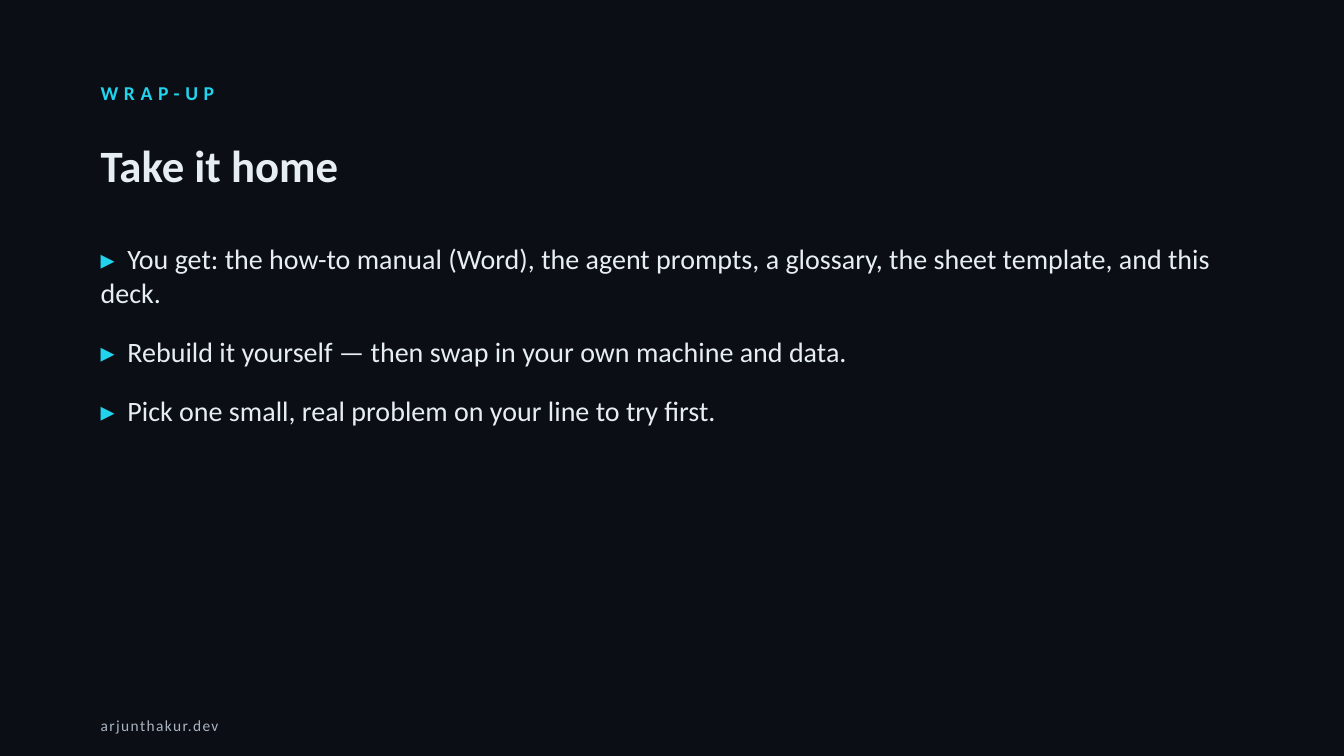
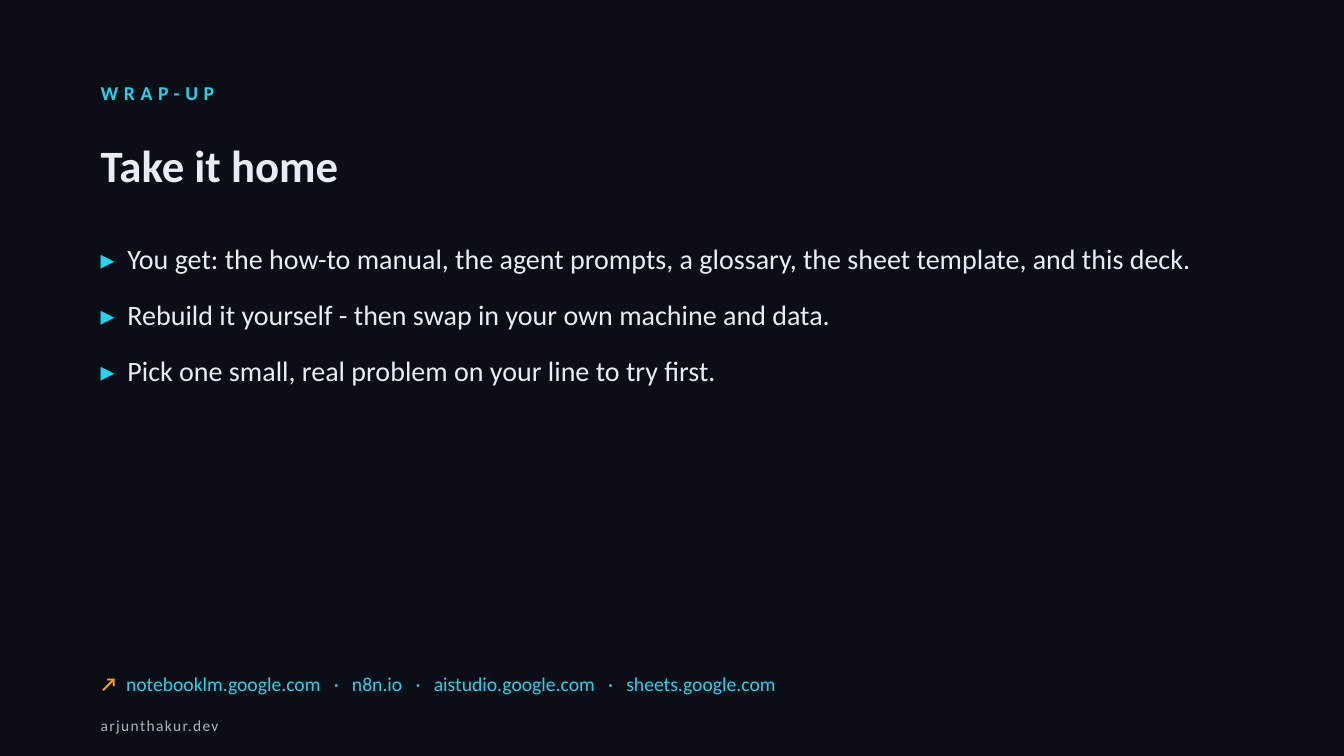
Before and after one commit to thakurarjun247/lgelectronics, a slide deck: slide 38 of LG-AI-Training-4hr.pptx (slide 37 before the commit). Drawn at 1344x756 pixels with LibreOffice and Linux fonts; fonts in the diff are those of the drawing. Boxes give left, top, right and bottom in pixels: in the first picture for what was removed or moved away, otherwise in the second. Text is boxed around its words. In the diff, an @@ line names an element or a change of style, - is before the commit and + after.

```diff
--- a/LG-AI-Training-4hr.pptx
+++ b/LG-AI-Training-4hr.pptx
@@ text at [127,249,1190,330]: text changed @@
-▸ You get: the how-to manual (Word), the agent prompts, a glossary, the sheet template, and this deck.
-▸ Rebuild it yourself — then swap in your own machine and data.
+▸ You get: the how-to manual, the agent prompts, a glossary, the sheet template, and this deck.
+▸ Rebuild it yourself - then swap in your own machine and data.
@@ text added at [126,677,775,695], 14 pt, text #22D3EE @@
+↗ notebooklm.google.com · n8n.io · aistudio.google.com · sheets.google.com
```
Also in this commit, not shown: 25 other slides changed, 2 slides added, 1 slide removed, 2 other files.
